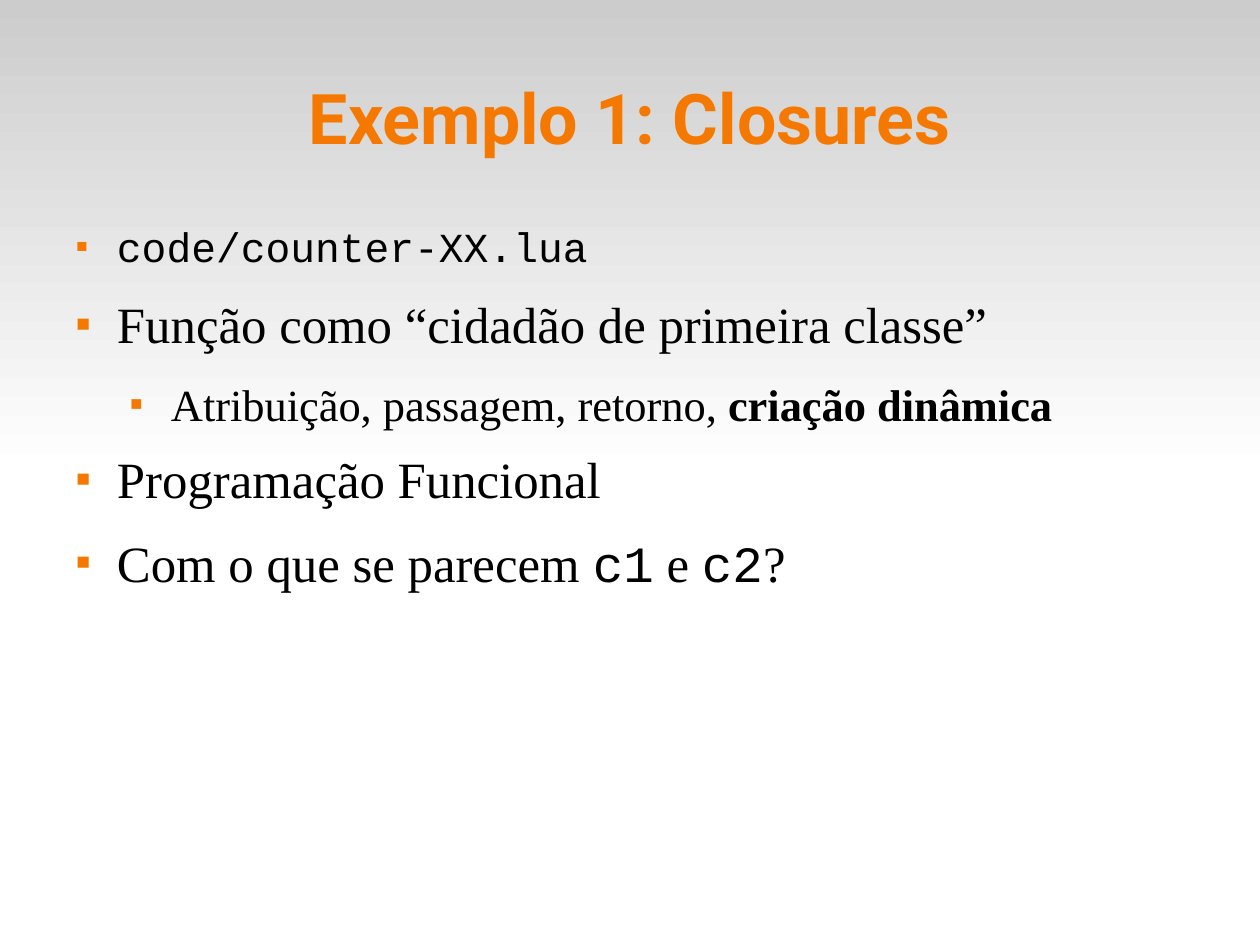
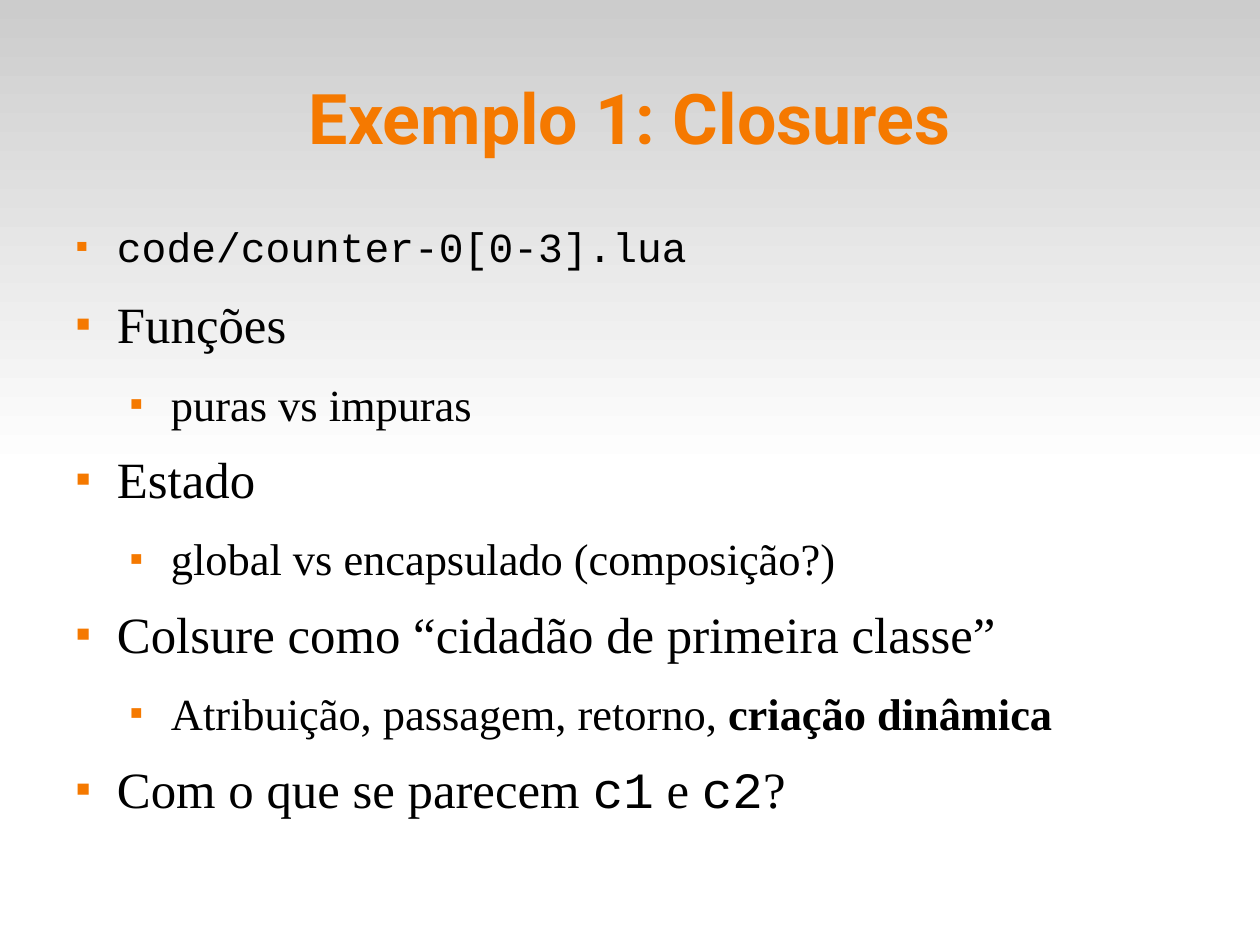
Before and after one commit to fsantanna-uerj/EDL, a slide deck: slide 10 of slides/edl-02.odp. Drawn at 1260x945 pixels with LibreOffice and Linux fonts; fonts in the diff are those of the drawing. Boxes give left, top, right and bottom in pixels: in the first picture for what was removed or moved away, otherwise in the second. Text is boxed around its words. In the diff, an @@ line names an element or a change of style, - is before the commit and + after.

```diff
--- a/slides/edl-02.odp
+++ b/slides/edl-02.odp
@@ text at [117, 232, 996, 663]: text changed @@
-■ code/counter-XX.lua
-■ Função como “cidadão de primeira classe”
+■ code/counter-0[0-3].lua
+■ Funções
+  ■ puras vs impuras
+■ Estado
+  ■ global vs encapsulado (composição?)
+■ Colsure como “cidadão de primeira classe”
@@ text at [117, 462, 601, 509]: paragraph removed @@
-■ Programação Funcional
```
Also in this commit, not shown: 2 other slides changed, 2 slides added, 11 other files.
